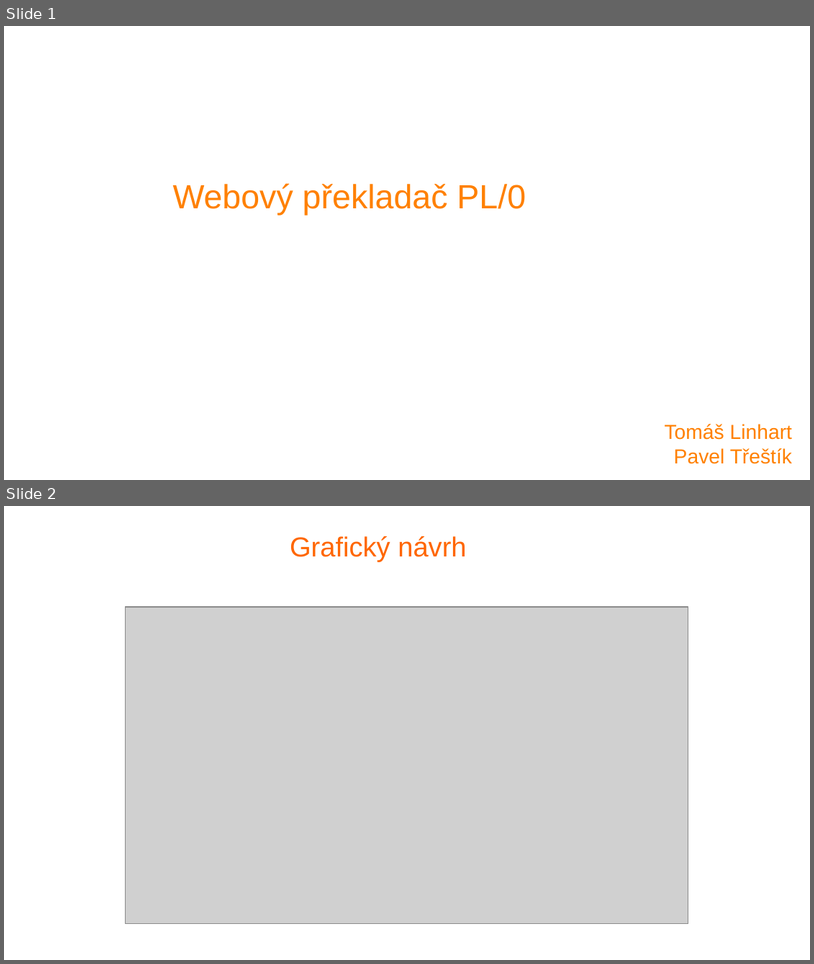
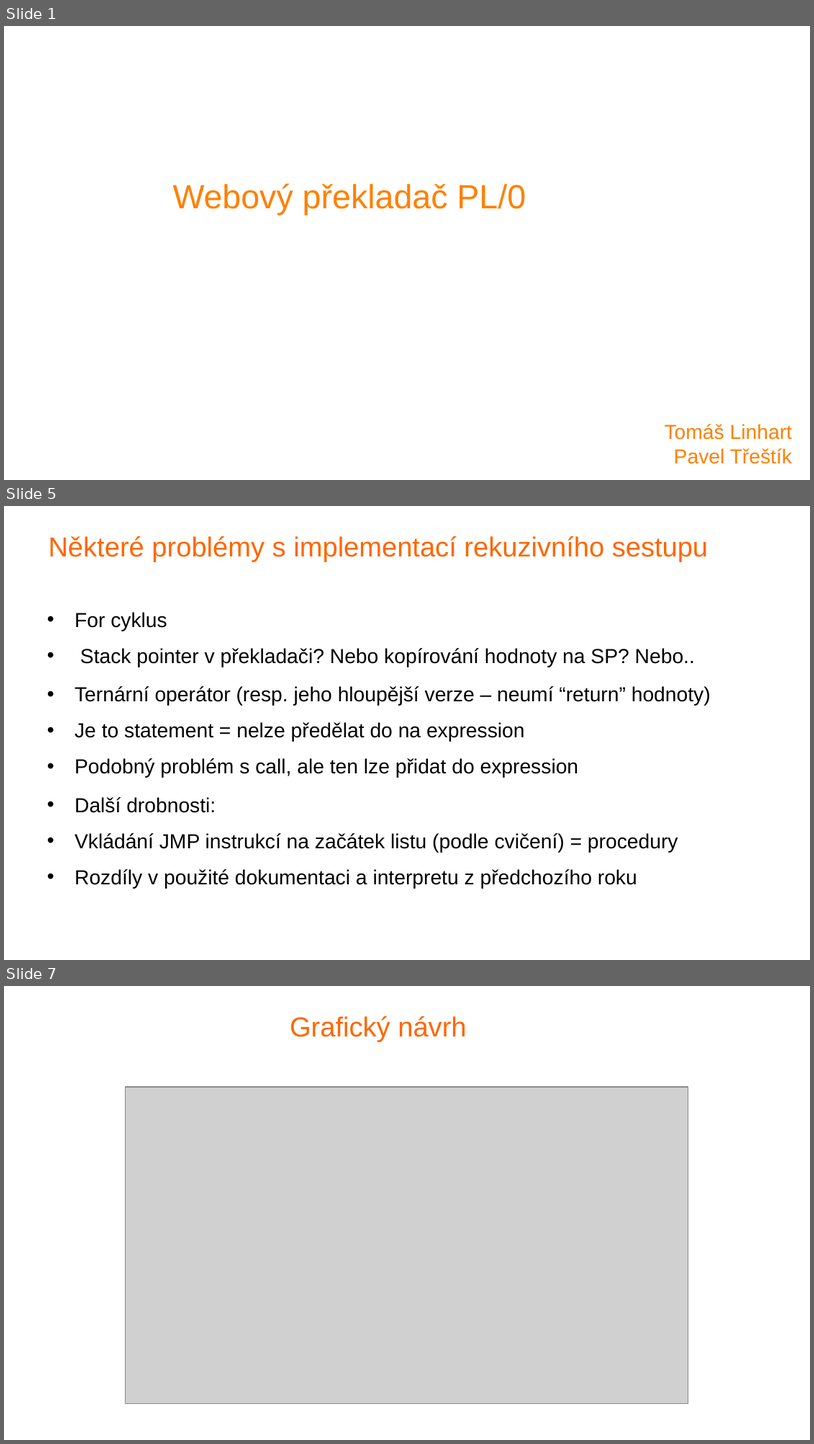
Before and after one commit to trestikp/fjp_semestral, a slide deck: presentation/second_presentation.odp. Shown one above the other, each under a label of ours: slides 1 and 2 before the commit, slides 1, 5 and 7 after it; the slides between them are not shown. The pictures are 814x964 and 814x1444 pixels, drawn with LibreOffice and Linux fonts; fonts in the diff are those of the drawing; grey boxes stand for pictures; background and template pictures are left out. Boxes give left, top, right and bottom in pixels: in the first picture for what was removed or moved away, otherwise in the second. Text is boxed around its words. In the diff, an @@ line names an element or a change of style, - is before the commit and + after.

```diff
--- a/presentation/second_presentation.odp
+++ b/presentation/second_presentation.odp
@@ slide 5 added at bbox=[4, 506, 810, 960], background #FFFFFF @@
@@ title added at bbox=[49, 536, 708, 562], 27 pt, text #FF6600 @@
+Některé problémy s implementací rekuzivního sestupu
@@ text added at bbox=[75, 612, 711, 888], 20 pt, text #000000 @@
+• For cyklus
+  • Stack pointer v překladači? Nebo kopírování hodnoty na SP? Nebo..
+• Ternární operátor (resp. jeho hloupější verze – neumí “return” hodnoty)
+  • Je to statement = nelze předělat do na expression
+  • Podobný problém s call, ale ten lze přidat do expression
+• Další drobnosti:
+  • Vkládání JMP instrukcí na začátek listu (podle cvičení) = procedury
+  • Rozdíly v použité dokumentaci a interpretu z předchozího roku
@@ what was slide 2 is now slide 7 @@
```
Also in this commit, not shown: 1 slide changed, 3 other slides added, 1 slide removed, 2 other files.
